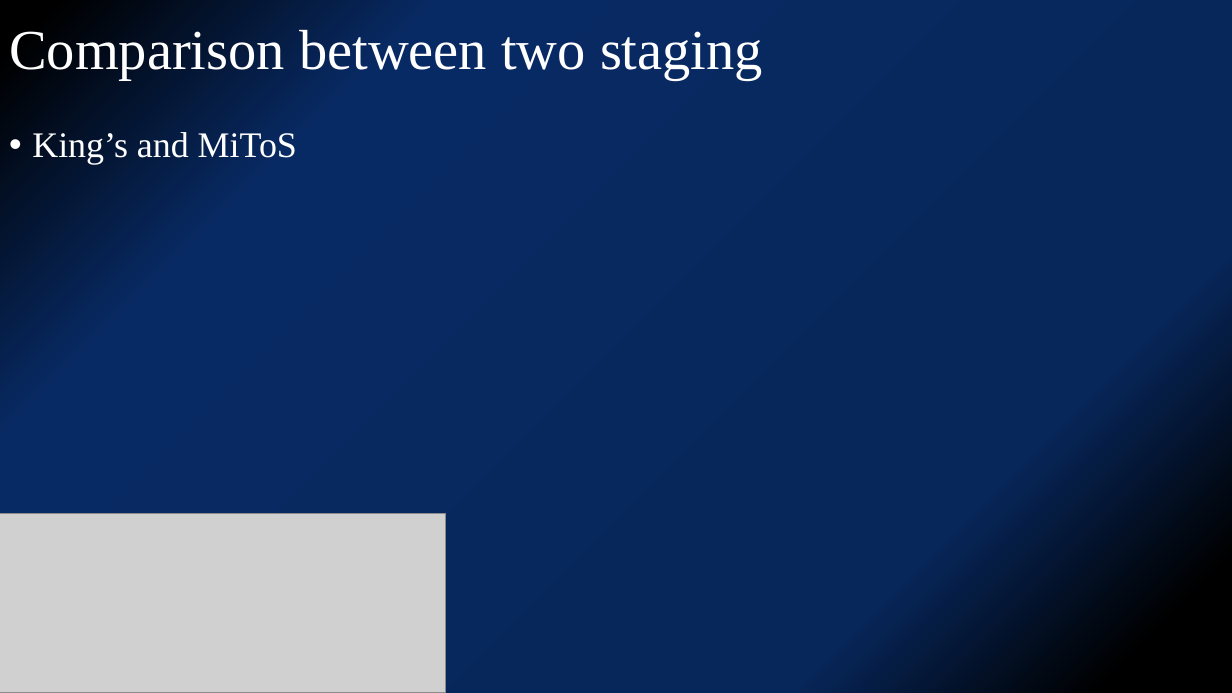
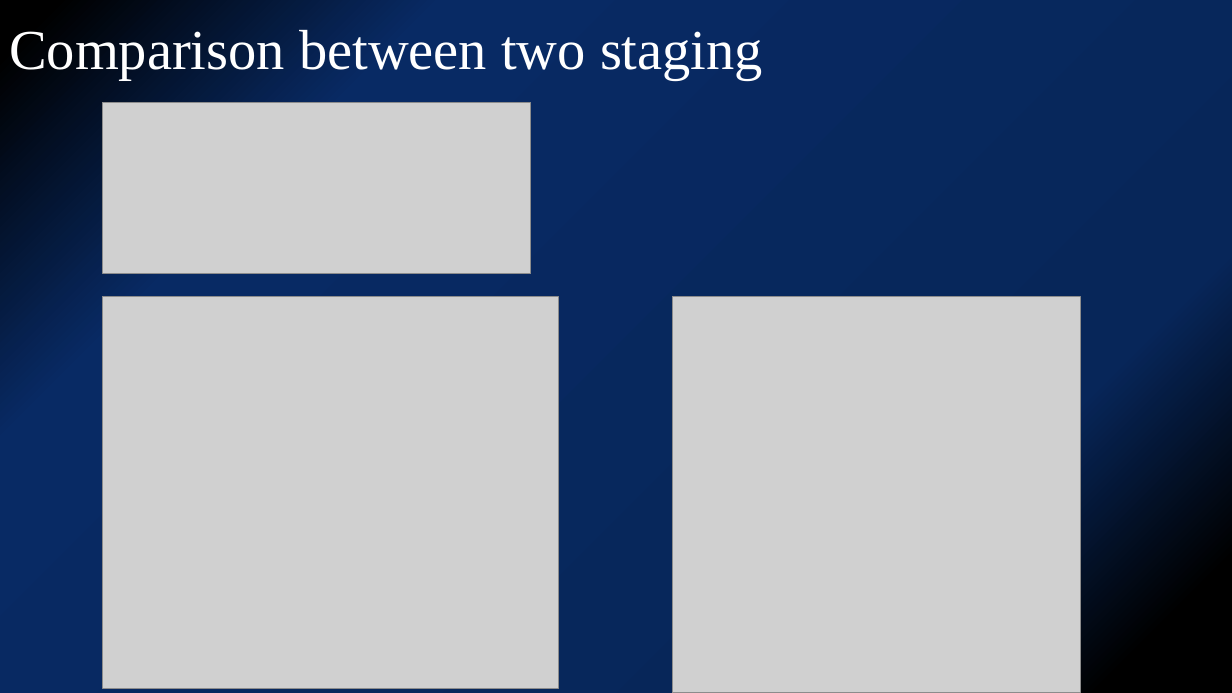
Before and after one commit to kjfdf/lecture, a slide deck: slide 15 of SNUH 심포지엄-유일한.pptx (slide 14 before the commit). Drawn at 1232x693 pixels with LibreOffice and Linux fonts; fonts in the diff are those of the drawing; grey boxes stand for pictures. Boxes give left, top, right and bottom in pixels: in the first picture for what was removed or moved away, otherwise in the second. Text is boxed around its words. In the diff, an @@ line names an element or a change of style, - is before the commit and + after.

```diff
--- a/SNUH 심포지엄-유일한.pptx
+++ b/SNUH 심포지엄-유일한.pptx
@@ picture added at <box>103,103,531,274</box> @@
@@ text removed at <box>32,132,297,165</box> @@
-• King’s and MiToS
@@ picture added at <box>103,297,559,689</box> @@
@@ picture added at <box>672,297,1080,693</box> @@
@@ picture removed at <box>0,513,445,693</box> @@
```
Also in this commit, not shown: 8 other slides changed, 3 slides added, 4 slides removed, 1 other file.
